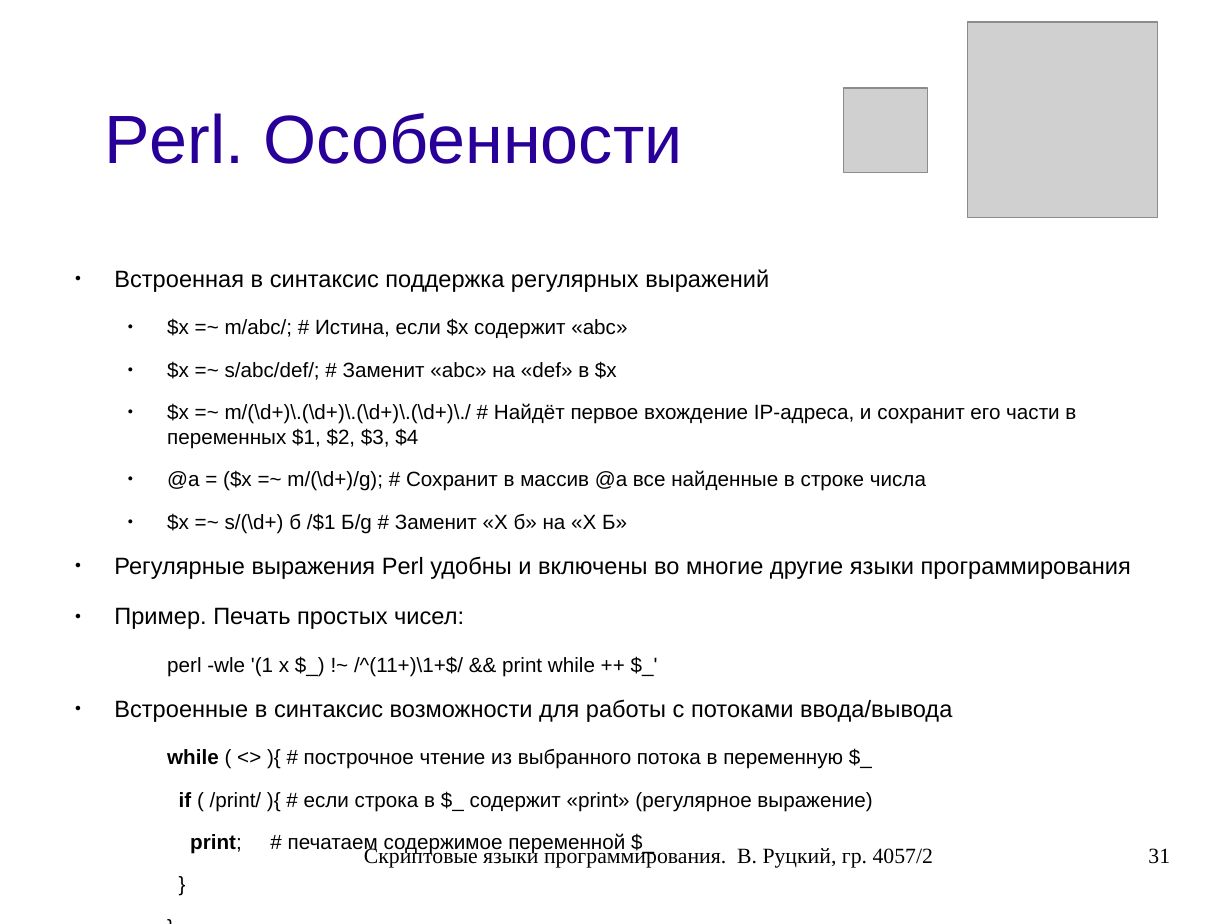
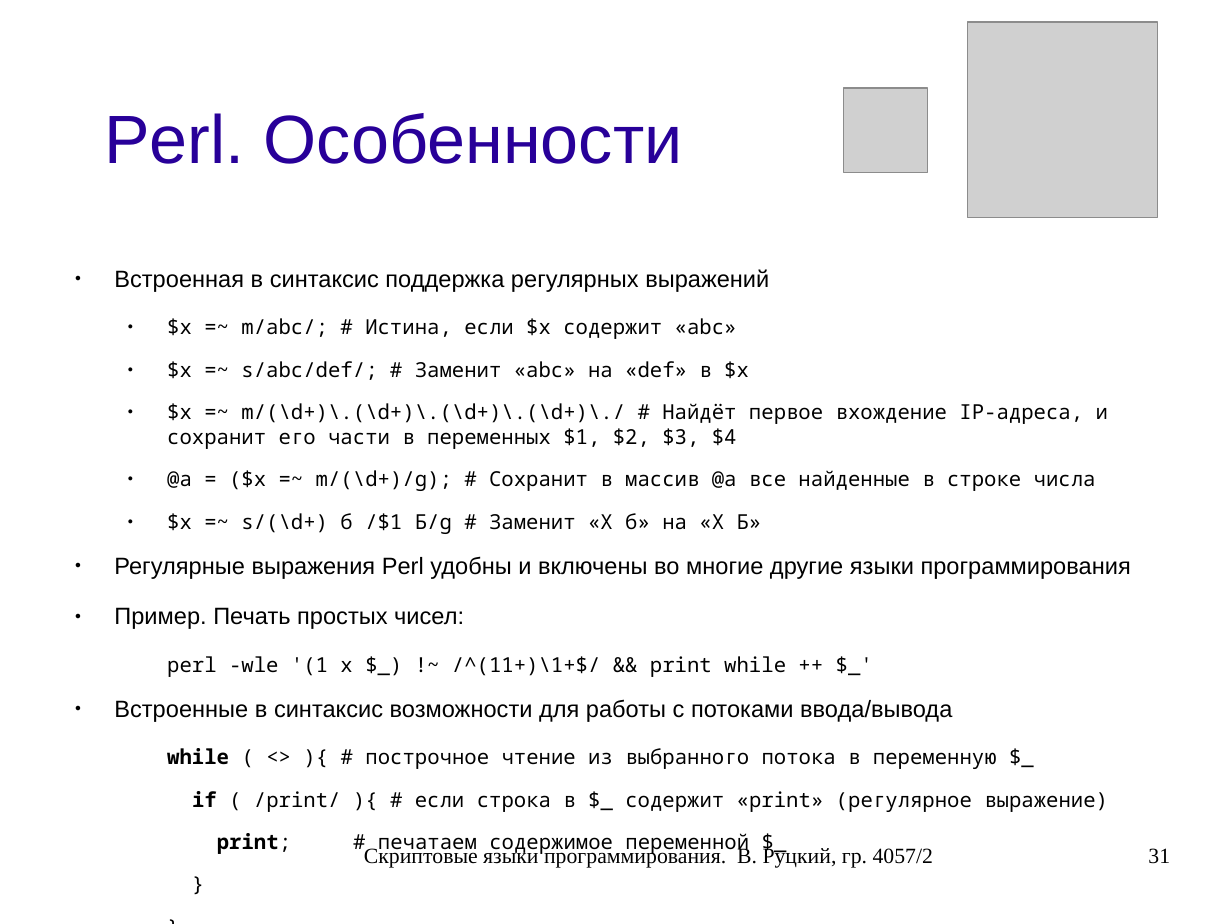
Before and after one commit to rutsky/semester07, a slide deck: slide 31 of Operation_systems/scripting_languages/40572_Rutsky_Scripting_languages.odp. Drawn at 1232x924 pixels with LibreOffice and Linux fonts; fonts in the diff are those of the drawing; grey boxes stand for pictures. Boxes give left, top, right and bottom in pixels: in the first picture for what was removed or moved away, otherwise in the second. Text is boxed around its words. In the diff, an @@ line names an element or a change of style, - is before the commit and + after.

```diff
--- a/Operation_systems/scripting_languages/40572_Rutsky_Scripting_languages.odp
+++ b/Operation_systems/scripting_languages/40572_Rutsky_Scripting_languages.odp
@@ text at <box>167,318,1108,812</box>: font Arial to Noto Sans Mono in "$x =~ m/abc/; # Истина, если $x ...", "$x =~ s/abc/def/; # Заменит «abc» на ...", "$x =~ m/(\d+)\.(\d+)\.(\d+)\.(\d+)\./ # Найдёт первое вхожде ...", "@a = ($x =~ m/(\d+)/g); # Сохранит ..." and 7 more places @@
```
Also in this commit, not shown: 14 other slides changed.
